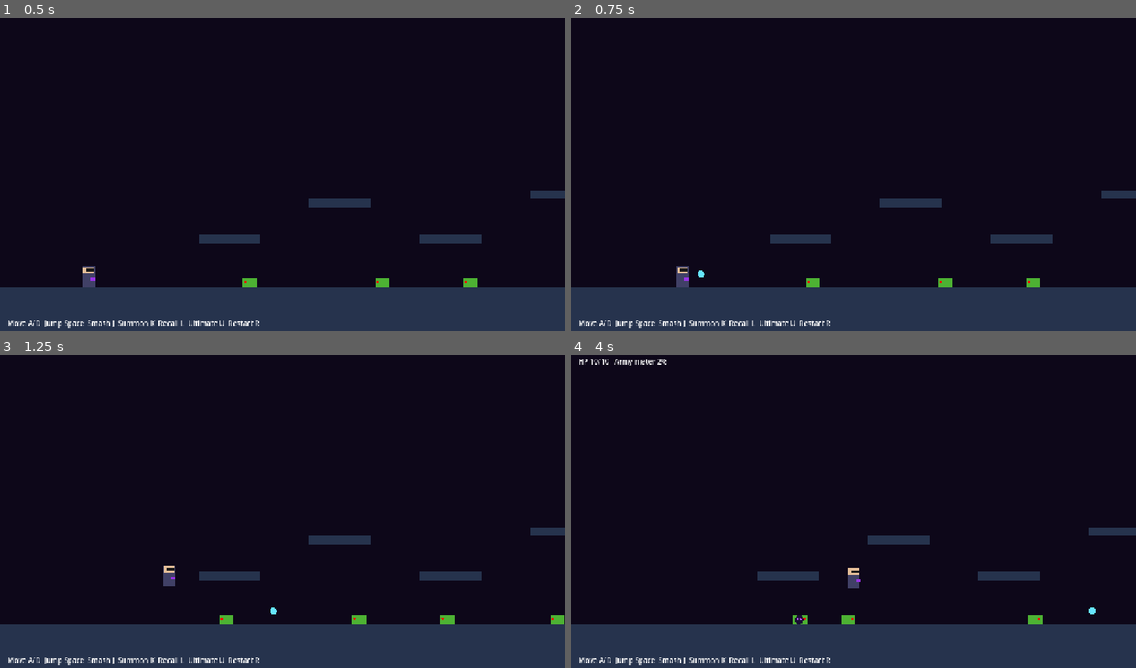
Above: before the commit, frames 1-4 (two rows, left to right).
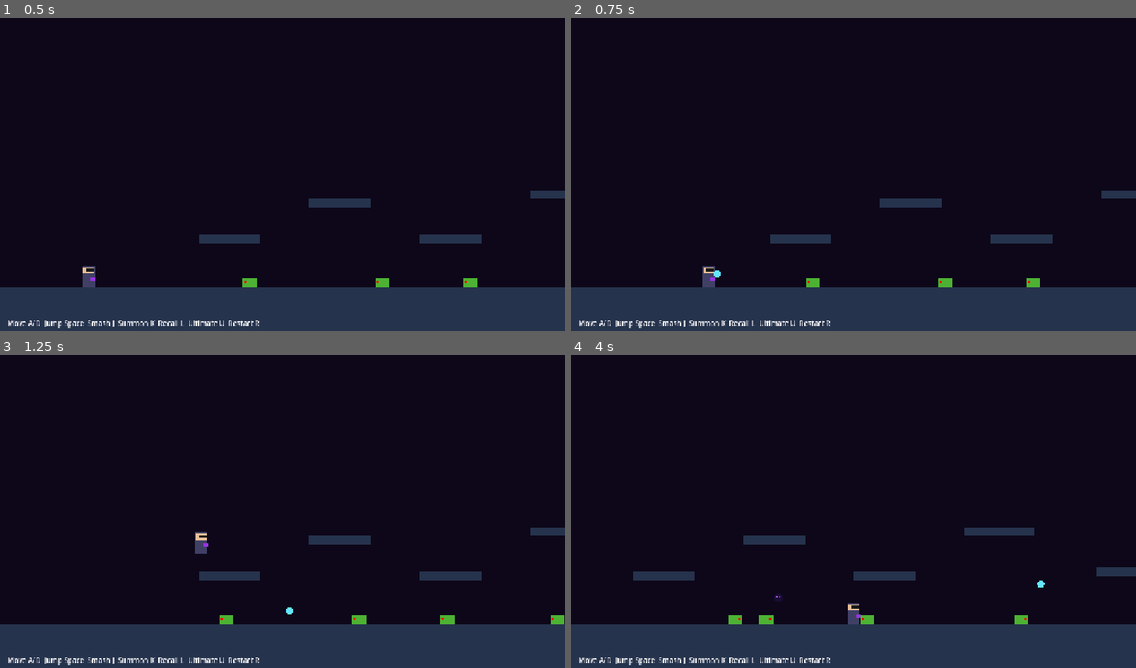
Above: after the commit, the same moments.

Repository: Ragnorus/GuaraGameJam2026
Game: Godot game, scene res://scenes/main.tscn
Two runs of this game, one before a commit and one after it. Both use one fixed random seed, a clock stepped at 60 frames per second and the inputs below.
Inputs (mouse positions are in pixels of both pictures, inside the frame that each line leads up to):
- Up to frame 1 (0.5 s): no input
- Up to frame 2 (0.75 s): move the mouse to (977, 155) at 0.52 s; hold D (move_right) from 0.53 s (still down); tap Shift (dash, bound only after the commit) at 0.6 s; click (977, 155) at 0.67 s
- Up to frame 3 (1.25 s): keep holding D (move_right); tap Space (jump) at 0.77, 0.8, 1.07 s
- Up to frame 4 (4 s): move the mouse to (740, 524) at 1.27 s; tap Space (jump) at 1.35, 1.52, 1.82, 2.3, 3.02, 3.32, 3.77, 3.8 s; tap Shift (dash, bound only after the commit) at 1.55, 3.05 s; move the mouse to (910, 439) at 2.02 s; release D (move_right) at 2.03 s; hold A (move_left) 2.03-2.78 s; tap L (recall) at 2.1 s; move the mouse to (825, 574) at 2.77 s; hold D (move_right) from 2.78 s (still down); tap J (shoot) at 2.85 s; click (825, 574) at 2.92 s; move the mouse to (1023, 558) at 3.52 s; tap K (summon) at 3.6 s

Frame 1 is identical in both runs. In frame 2, 0.3% of the frame differs, in the area x 18-27%, y 79-87%; in frame 3, 0.3%; in frame 4, 3.6%, in the area x 1-100%, y 1-87%.

Commit message:
player abilities
double jump and dash forward

Diff:
--- a/scripts/input_setup.gd
+++ b/scripts/input_setup.gd
@@ -12,6 +12,7 @@
 	_add_key("move_left", [KEY_A, KEY_LEFT])
 	_add_key("move_right", [KEY_D, KEY_RIGHT])
 	_add_key("jump", [KEY_SPACE, KEY_W, KEY_UP])
+	_add_key("dash", [KEY_SHIFT])
 	_add_key("shoot", [KEY_J])
 	_add_key("summon", [KEY_K])
 	_add_key("recall", [KEY_L])
--- a/scripts/player.gd
+++ b/scripts/player.gd
@@ -7,6 +7,10 @@
 const SPEED := 260.0
 const JUMP_VELOCITY := -520.0
 const GRAVITY := 1500.0
+const MAX_JUMPS := 2
+const DASH_SPEED := 700.0
+const DASH_DURATION := 0.16
+const DASH_COOLDOWN := 0.7
 const MAX_MINIONS := 4
 
 var max_health := 10
@@ -20,6 +24,10 @@
 var minions: Array = []
 var max_minions := MAX_MINIONS
 var dead := false
+var jumps_remaining := MAX_JUMPS
+var dash_time := 0.0
+var dash_cooldown := 0.0
+var dash_direction := 1
 
 func _ready() -> void:
 	add_to_group("player")
@@ -35,14 +43,26 @@
 	shoot_cd = maxf(0.0, shoot_cd - delta)
 	summon_cd = maxf(0.0, summon_cd - delta)
 	invuln = maxf(0.0, invuln - delta)
+	dash_cooldown = maxf(0.0, dash_cooldown - delta)
+	dash_time = maxf(0.0, dash_time - delta)
+	if is_on_floor():
+		jumps_remaining = MAX_JUMPS
 	if not is_on_floor():
 		velocity.y += GRAVITY * delta
 	var dir := Input.get_axis("move_left", "move_right")
-	velocity.x = dir * SPEED
 	if dir != 0.0:
 		facing = 1 if dir > 0.0 else -1
-	if Input.is_action_just_pressed("jump") and is_on_floor():
+	if Input.is_action_just_pressed("dash") and dash_cooldown <= 0.0:
+		dash_time = DASH_DURATION
+		dash_cooldown = DASH_COOLDOWN
+		dash_direction = facing
+	if dash_time > 0.0:
+		velocity.x = dash_direction * DASH_SPEED
+	else:
+		velocity.x = dir * SPEED
+	if Input.is_action_just_pressed("jump") and jumps_remaining > 0:
 		velocity.y = JUMP_VELOCITY
+		jumps_remaining -= 1
 	move_and_slide()
 	if Input.is_action_pressed("shoot") and shoot_cd <= 0.0:
 		_shoot()
Not shown, changed: README.md
